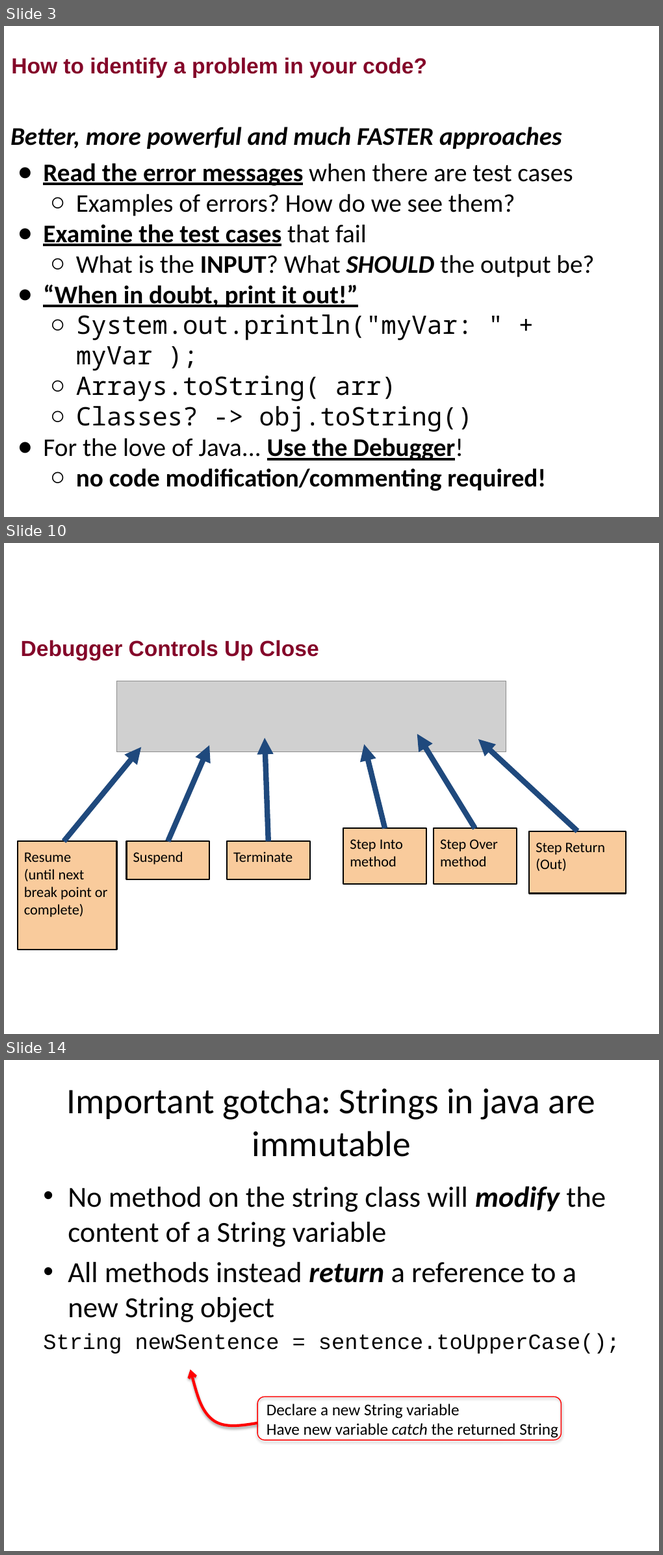
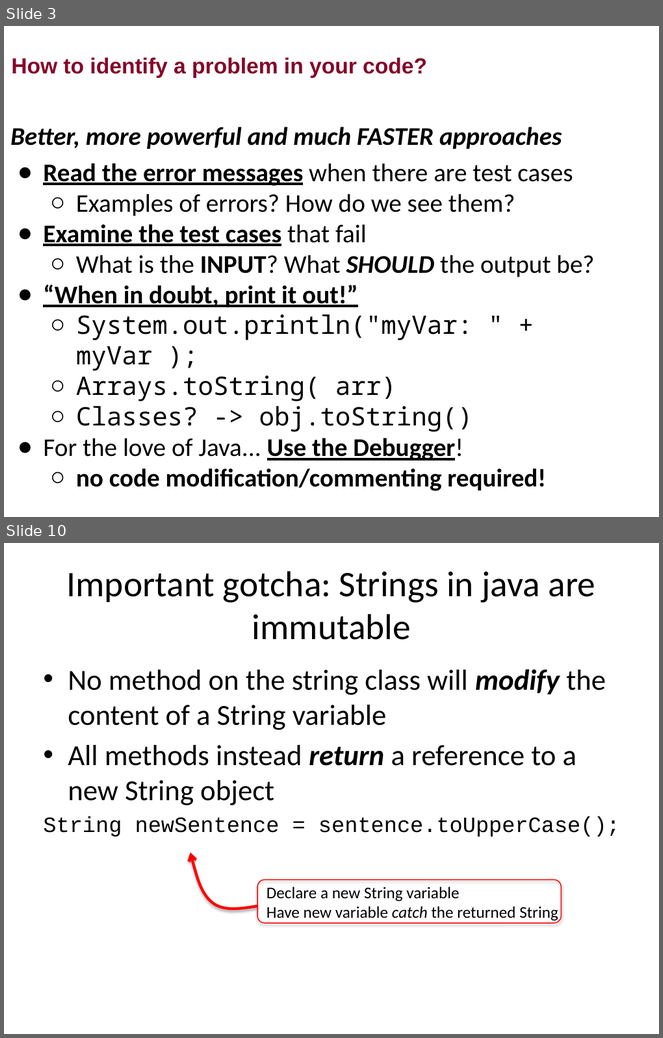
Before and after one commit to RHIT-CSSE/csse220, a slide deck: ClassMaterials/MapsAndObjectIntro/Slides/Part5-UsingDebugger.pptx. Shown one above the other, each under a label of ours: slides 3, 10 and 14 before the commit, slides 3 and 10 after it; the slides between them are not shown. The pictures are 663x1555 and 663x1038 pixels, drawn with LibreOffice and Linux fonts; fonts in the diff are those of the drawing; grey boxes stand for pictures. Boxes give left, top, right and bottom in pixels: in the first picture for what was removed or moved away, otherwise in the second. Text is boxed around its words. In the diff, an @@ line names an element or a change of style, - is before the commit and + after.

```diff
--- a/ClassMaterials/MapsAndObjectIntro/Slides/Part5-UsingDebugger.pptx
+++ b/ClassMaterials/MapsAndObjectIntro/Slides/Part5-UsingDebugger.pptx
@@ slide 10 removed at <box>4,543,659,1034</box>, background #FFFFFF @@
@@ title removed at <box>21,640,319,661</box> @@
-Debugger Controls Up Close
@@ picture removed at <box>116,681,506,752</box> @@
@@ arrow removed from (475, 828) to (417, 734) @@
@@ arrow removed from (64, 842) to (142, 747) @@
@@ arrow removed from (168, 842) to (210, 745) @@
@@ arrow removed from (269, 842) to (265, 738) @@
@@ arrow removed from (386, 828) to (364, 744) @@
@@ arrow removed from (578, 832) to (478, 739) @@
@@ rectangle removed at <box>343,828,426,884</box> @@
-Step Into
-method
@@ rectangle removed at <box>434,828,517,884</box> @@
-Step Over
-method
@@ rectangle removed at <box>529,832,626,893</box> @@
-Step Return (Out)
@@ rectangle removed at <box>18,842,116,951</box> @@
-Resume
-(until next break point or complete)
@@ rectangle removed at <box>126,842,210,880</box> @@
-Suspend
@@ rectangle removed at <box>227,842,310,880</box> @@
-Terminate
@@ what was slide 14 is now slide 10 @@
```
Also in this commit, not shown: 7 slides changed, 3 other slides removed, 3 other files.
